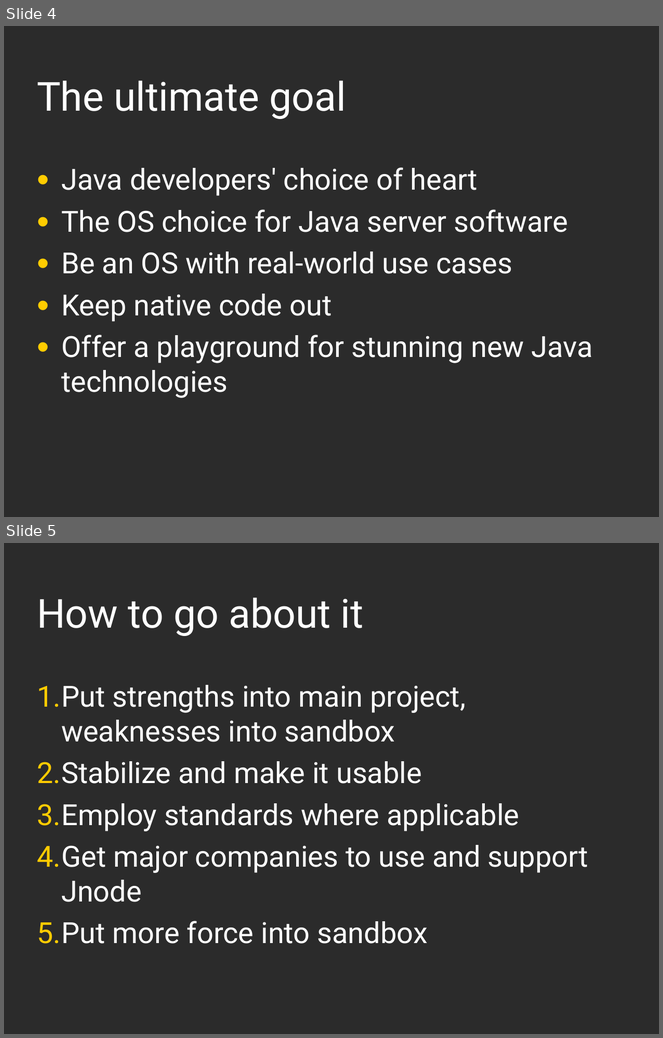
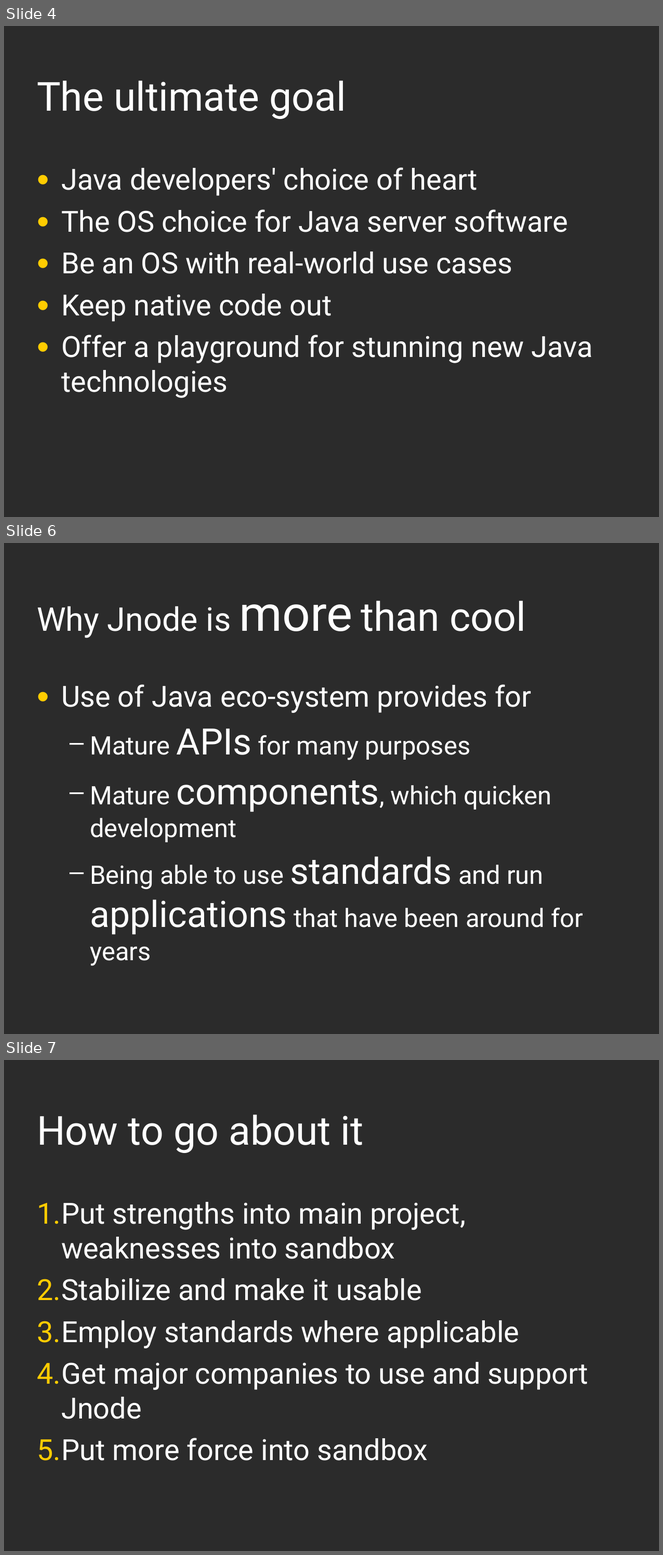
Before and after one commit to jnode/jnode, a slide deck: docs/presentations/TheWayAhead.odp. Shown one above the other, each under a label of ours: slides 4 and 5 before the commit, slides 4, 6 and 7 after it; the slides between them are not shown. The pictures are 663x1038 and 663x1555 pixels, drawn with LibreOffice and Linux fonts; fonts in the diff are those of the drawing; background and template pictures are left out; a plain dark background stands for a picture behind light text. Boxes give left, top, right and bottom in pixels: in the first picture for what was removed or moved away, otherwise in the second. Text is boxed around its words. In the diff, an @@ line names an element or a change of style, - is before the commit and + after.

Commit message:
Interlude to make clear we need something that _really_ sets Jnode apart

```diff
--- a/docs/presentations/TheWayAhead.odp
+++ b/docs/presentations/TheWayAhead.odp
@@ slide 6 added at <box>4,543,659,1034</box>, background picture (left out) @@
@@ title added at <box>37,601,526,638</box>, 36 pt, text #FFFFFF @@
+Why Jnode is more than cool
@@ text added at <box>61,684,583,966</box>, 28 pt, text #FFFFFF @@
+• Use of Java eco-system provides for
+  – Mature APIs for many purposes
+  – Mature components, which quicken development
+  – Being able to use standards and run applications that have been around for years
@@ what was slide 5 is now slide 7 @@
```
Also in this commit, not shown: 2 slides changed, 1 other slide added, 1 other file.
